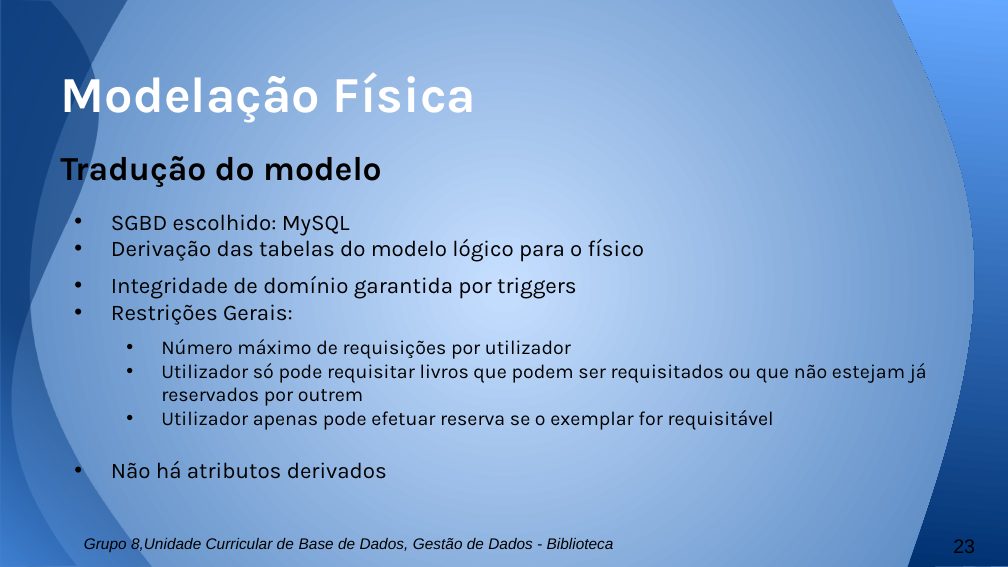
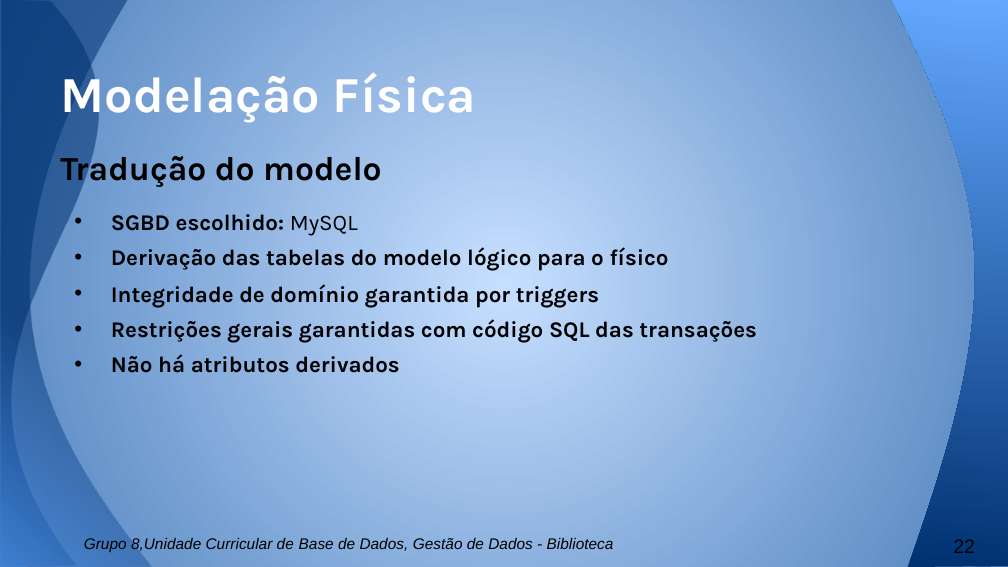
Before and after one commit to b-p3r/BD-1516, a slide deck: slide 22 of Apresentacao/Apresentacao-andre.pptx (slide 23 before the commit). Drawn at 1008x567 pixels with LibreOffice and Linux fonts; fonts in the diff are those of the drawing. Boxes give left, top, right and bottom in pixels: in the first picture for what was removed or moved away, otherwise in the second. Text is boxed around its words. In the diff, an @@ line names an element or a change of style, - is before the commit and + after.

```diff
--- a/Apresentacao/Apresentacao-andre.pptx
+++ b/Apresentacao/Apresentacao-andre.pptx
@@ text at box(111, 214, 669, 373): bold on in "SGBD escolhido:", "Derivação das tabelas do modelo lógico para ...", "Integridade de domínio garantida por triggers", "Não há atributos derivados" @@
@@ text at box(111, 319, 756, 343): text changed; size 14 to 16 pt; bold on @@
-• Restrições Gerais:
-  • Número máximo de requisições por utilizador
-  • Utilizador só pode requisitar livros que podem ser requisitados ou que não estejam já reservados por outrem
-  • Utilizador apenas pode efetuar reserva se o exemplar for requisitável
+• Restrições gerais garantidas com código SQL das transações
@@ page number at box(953, 539, 975, 553): text changed @@
-23
+22
```
Also in this commit, not shown: 7 other slides changed, 1 slide removed.
